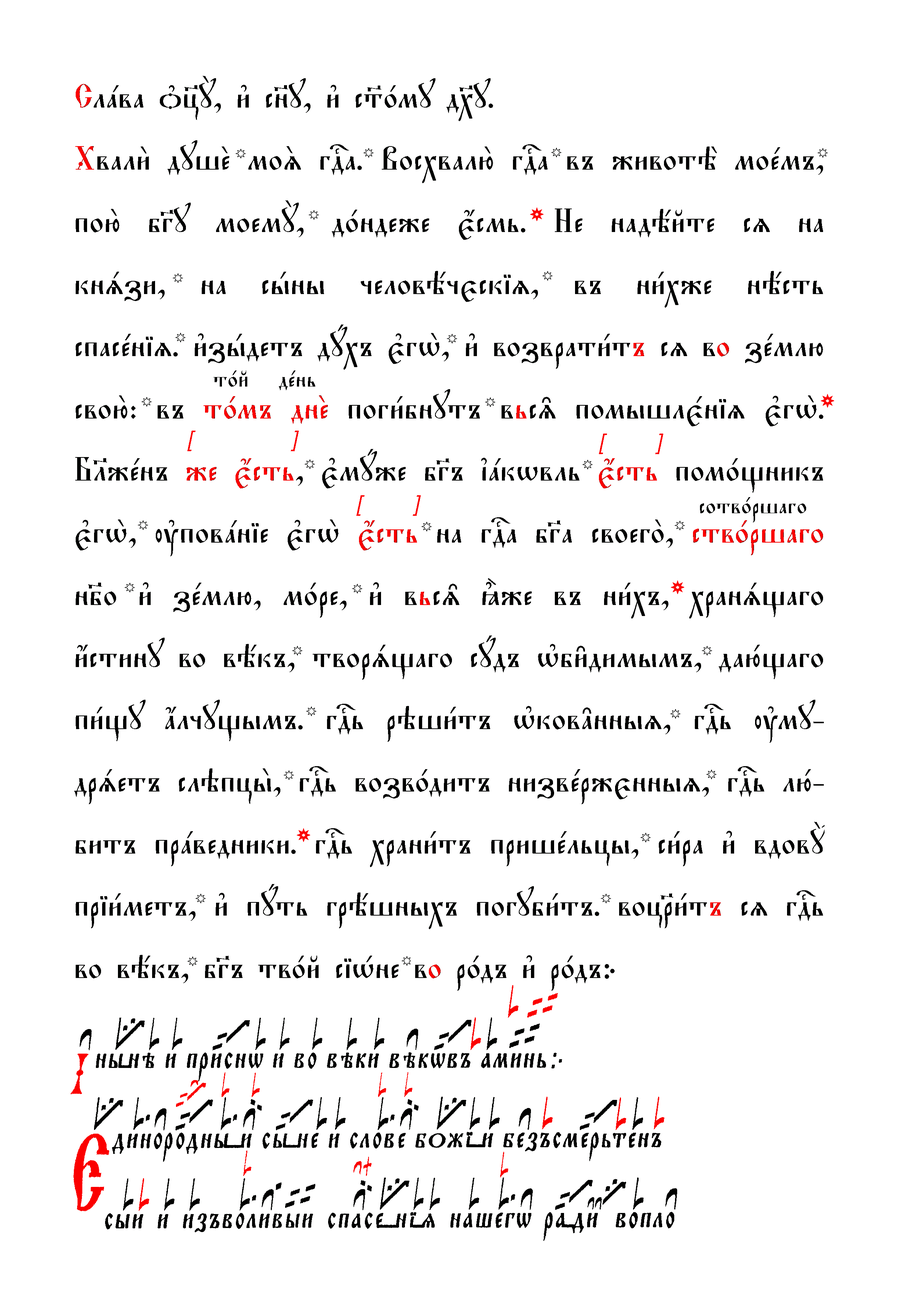
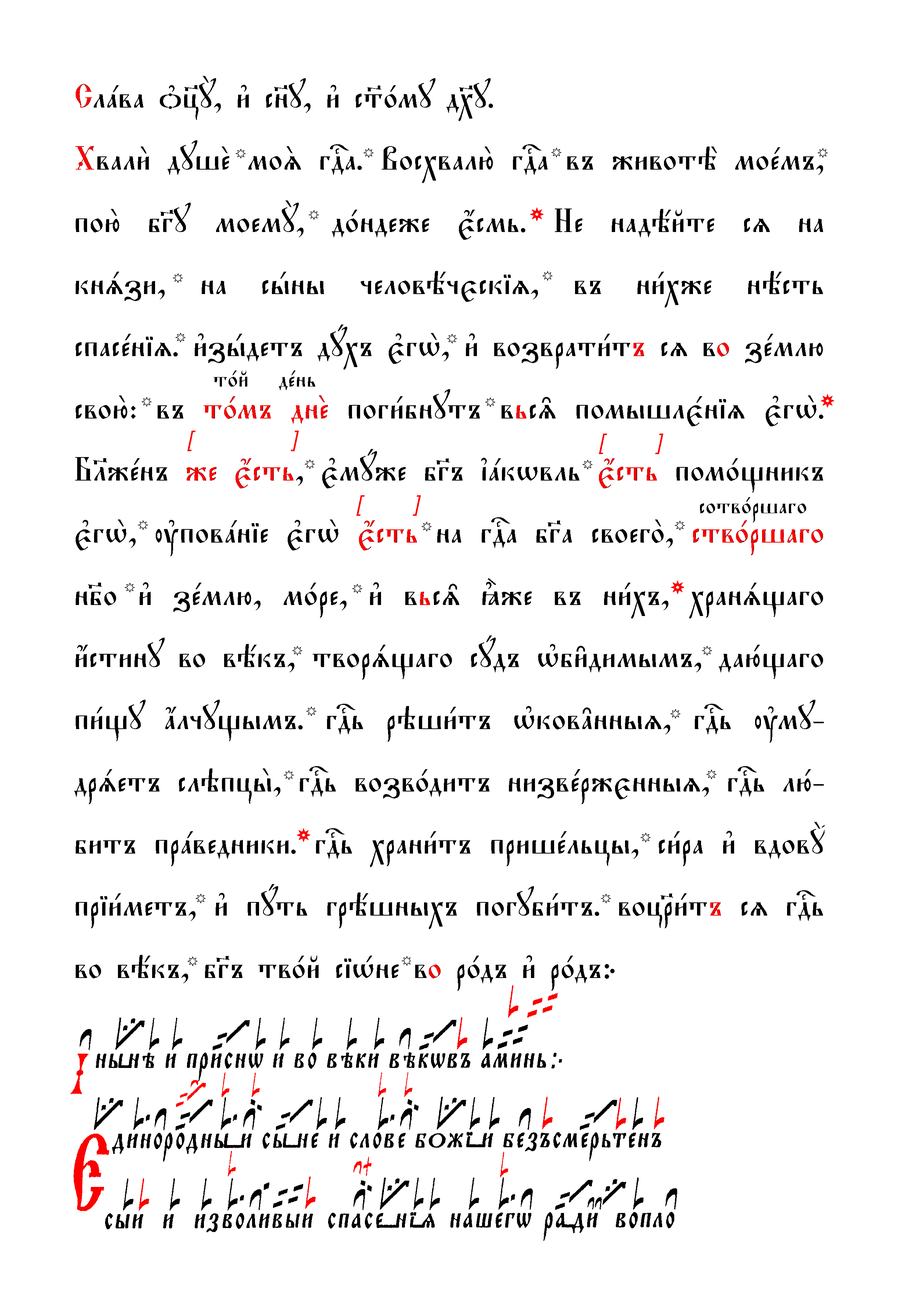
Layers edited between the first and the second w=923, h=1304 image:
painted on "Червила" over bbox(227, 1017, 481, 1210)
painted on "Чернила" over bbox(157, 1017, 540, 1233)
